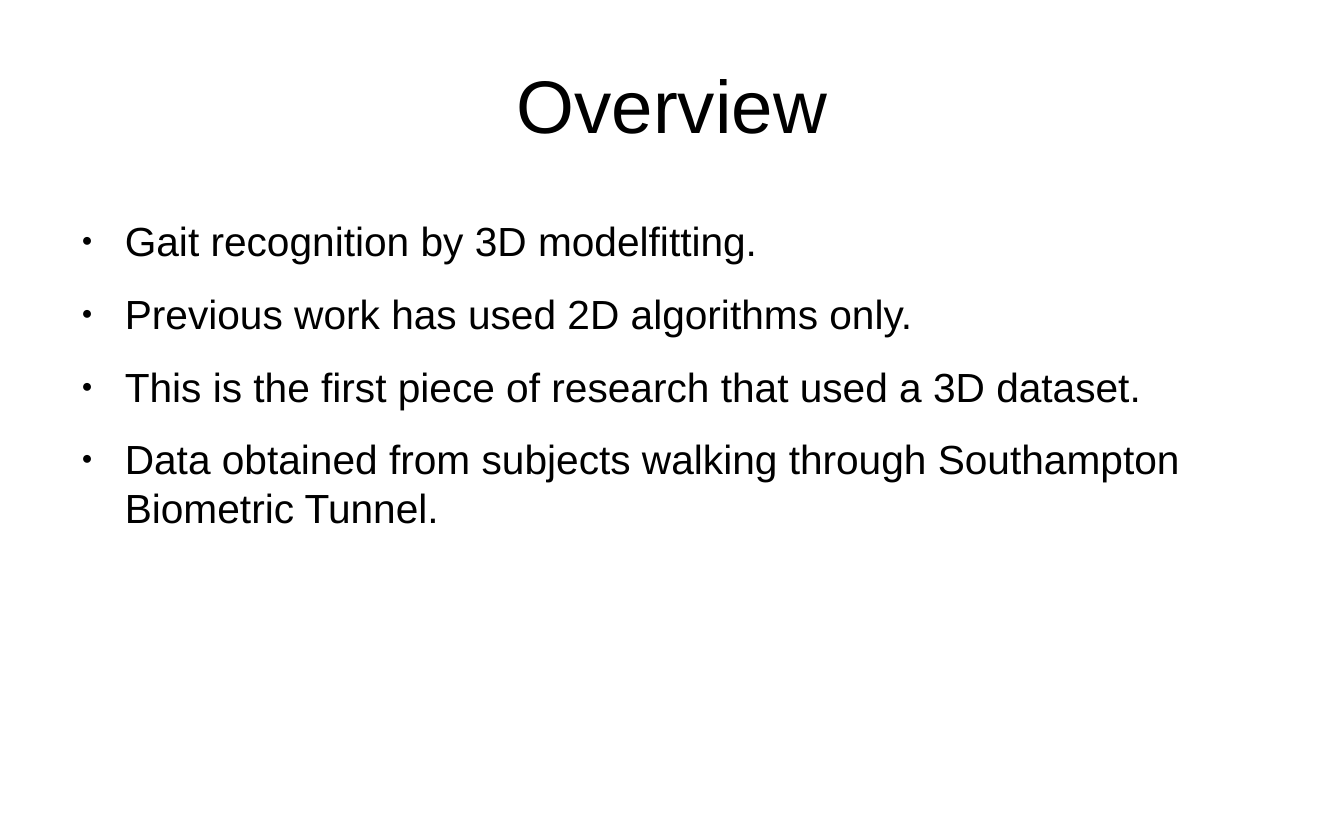
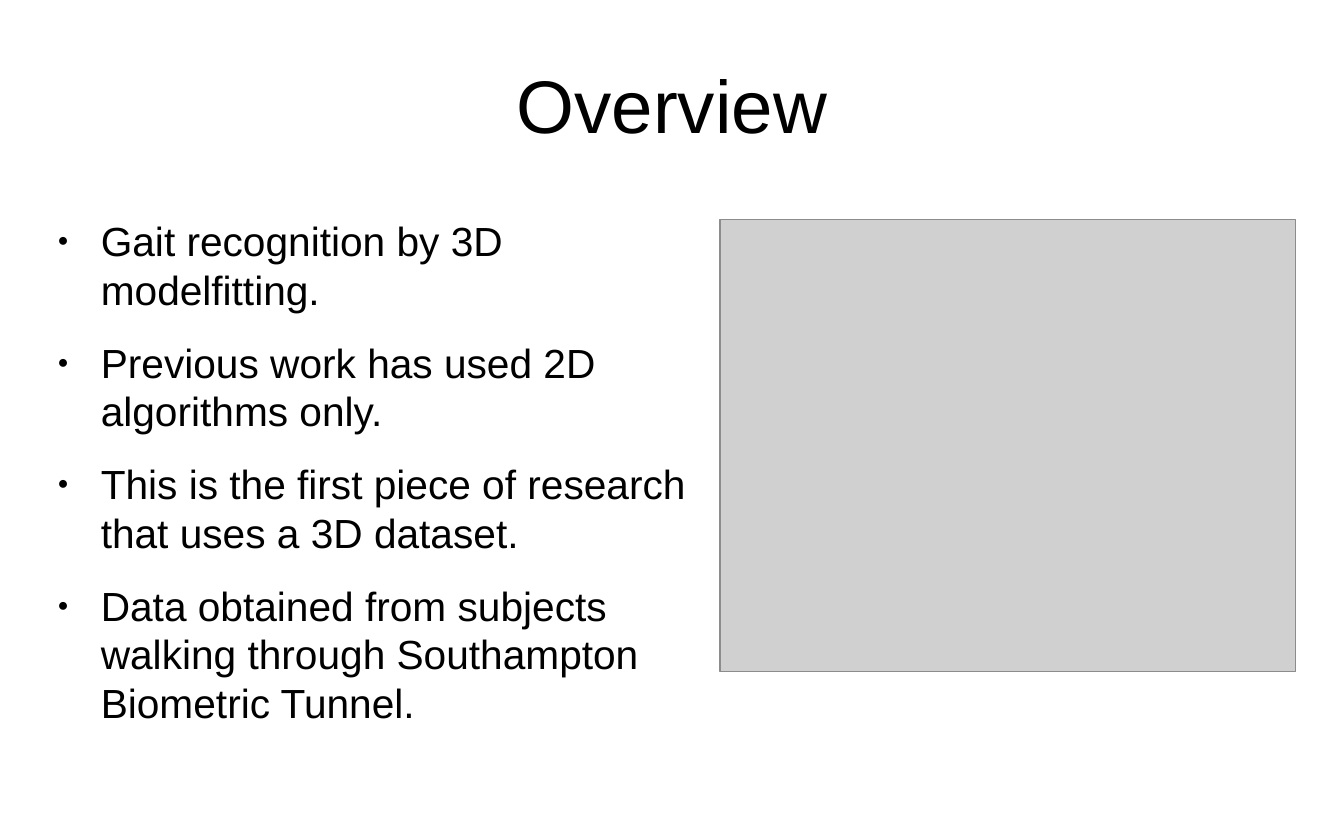
Before and after one commit to davidsansome/gait-modelfitting, a slide deck: slide 1 of docs/viva/viva.odp. Drawn at 1344x840 pixels with LibreOffice and Linux fonts; fonts in the diff are those of the drawing; grey boxes stand for pictures. Boxes give left, top, right and bottom in pixels: in the first picture for what was removed or moved away, otherwise in the second. Text is boxed around its words. In the diff, an @@ line names an element or a change of style, - is before the commit and + after.

```diff
--- a/docs/viva/viva.odp
+++ b/docs/viva/viva.odp
@@ text "Gait recognition by 3D modelfitting.": place and size @@
-text "Gait recognition by 3D modelfitting." at box(125, 226, 1180, 524)
+text "Gait recognition by 3D modelfitting." at box(101, 226, 685, 719)
@@ picture added at box(721, 220, 1296, 672) @@
@@ text at box(101, 469, 685, 549): text changed @@
-● This is the first piece of research that used a 3D dataset.
+● This is the first piece of research that uses a 3D dataset.
```
Also in this commit, not shown: 1 other slide changed, 1 slide added.
